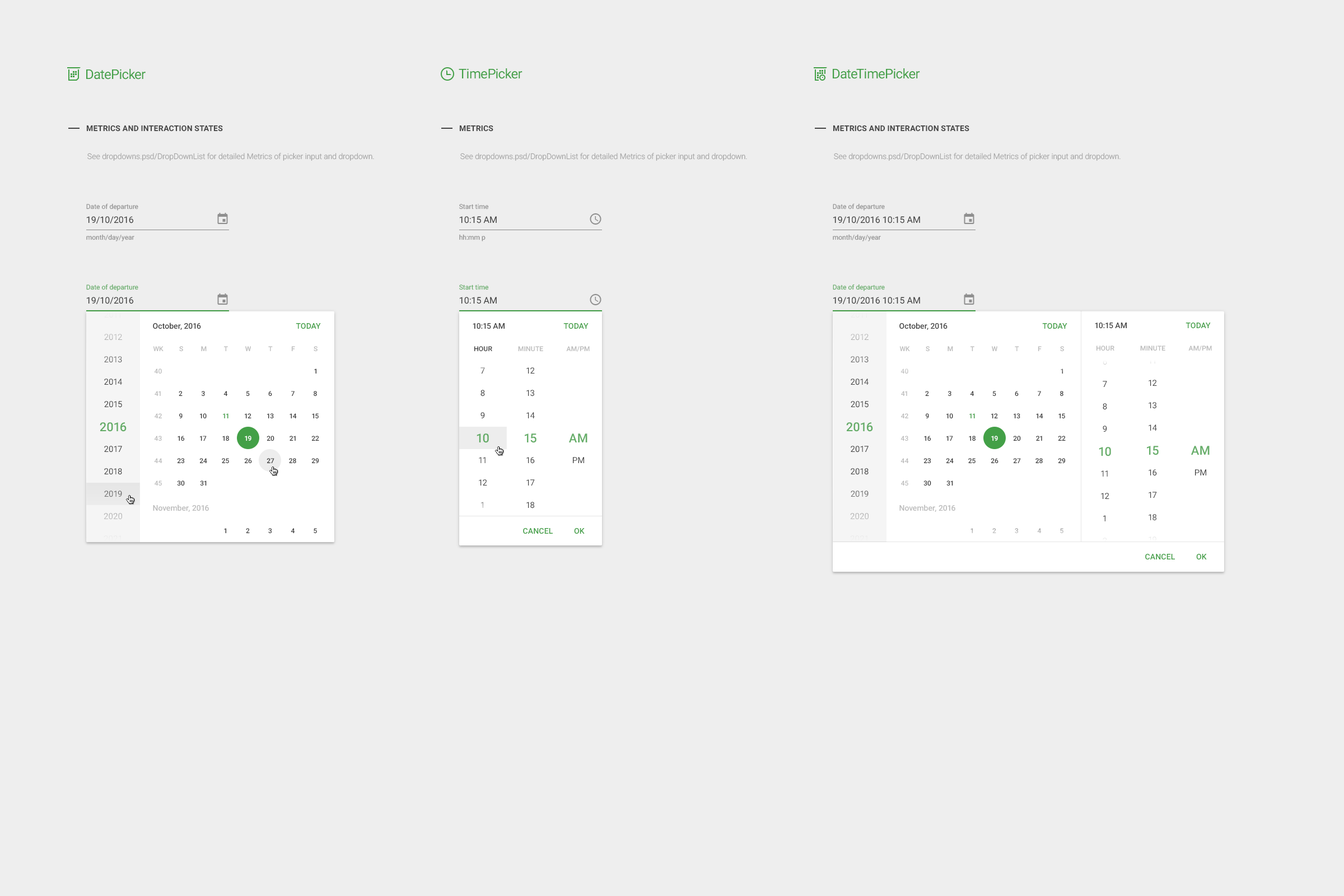
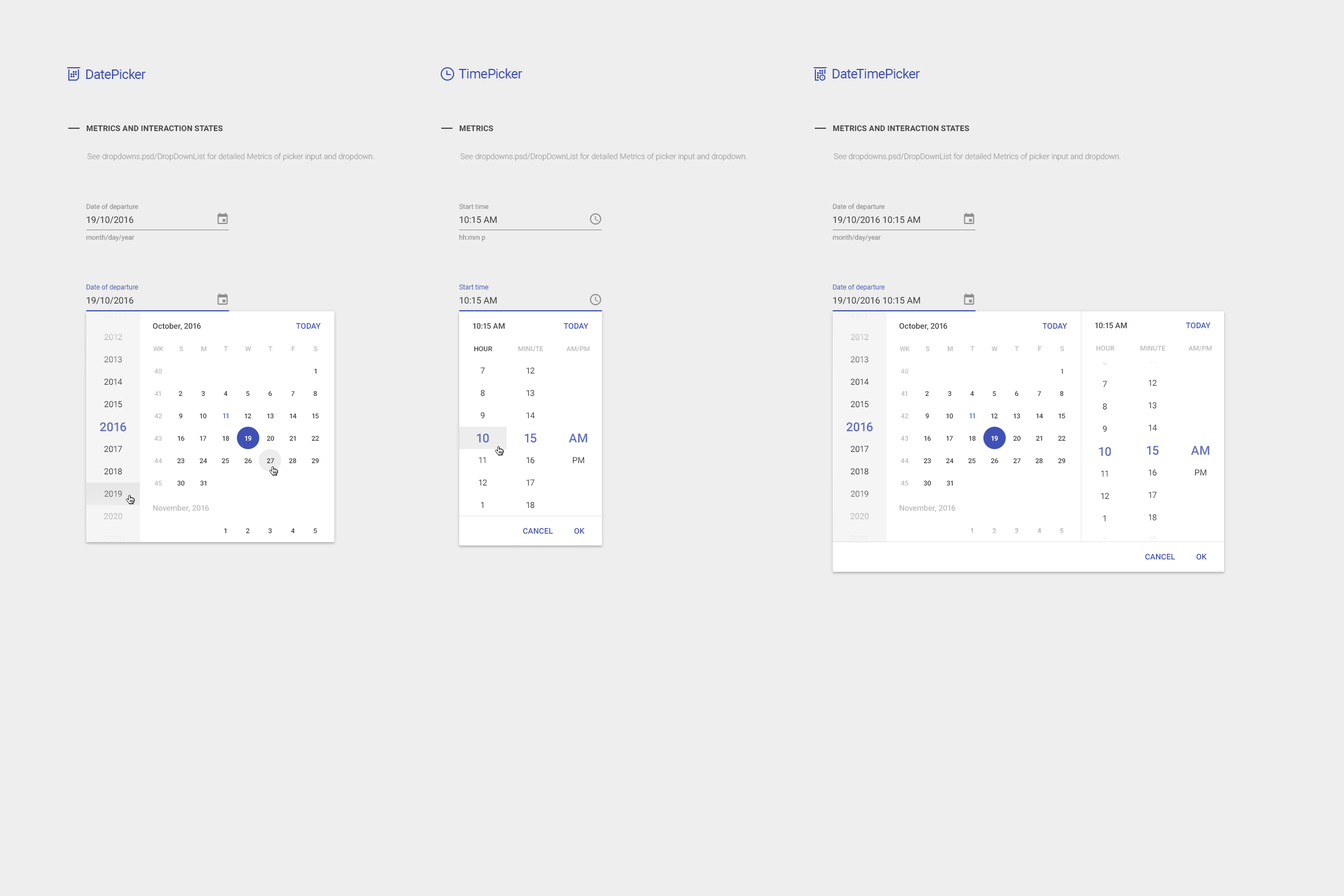
Layer changes from the first 1344 x 896 image to the second:
painted on "DateTimePicker" (2nd of 2, in "DateTimePicker" › "DateTimePicker Title") over [832, 68, 920, 79]
painted on "11 12 13 14 15 16 17 18 19" over [1146, 379, 1159, 538]
unmasked "focus-background" (2nd of 7, in "DateTimePicker" › "TimePicker" › "minutes") over [1146, 379, 1159, 538]
painted on "6 7 8 9 10 11 12 1 2" over [1098, 363, 1111, 539]
unmasked "focus-background" (3rd of 7, in "DateTimePicker" › "TimePicker" › "hours") over [1098, 363, 1111, 539]
painted on "2011 2012 2013 2014 2015 2016 2017 2018 2019 2020 2021" (1st of 2, in "DateTimePicker" › "content expanded" › "Calendar with Navigation Bar" › "Navigator") over [845, 333, 873, 520]
painted on "shadow-overlay" (2nd of 3, in "DateTimePicker" › "content expanded" › "Calendar with Navigation Bar" › "Month"), unmasked it over [969, 413, 1006, 449]
painted on "background" (1st of 3, in "DateTimePicker" › "content expanded" › "Calendar with Navigation Bar"), unmasked it over [969, 323, 1067, 449]
painted on "popup" (1st of 3, in "DateTimePicker" › "content expanded"), unmasked it over [845, 322, 1211, 560]
painted on "12 13 14 15 16 17 18" over [524, 367, 537, 509]
hid "focus-background" (7th of 7, in "TimePicker" › "content expanded" › "dropdown" › "hours"), unmasked it over [476, 367, 489, 508]
painted on "7 8 9 10 11 12 1" over [476, 369, 489, 504]
painted on "popup" (2nd of 3, in "TimePicker" › "content expanded" › "dropdown"), unmasked it over [476, 323, 589, 535]
painted on "2011 2012 2013 2014 2015 2016 2017 2018 2019 2020 2021" (2nd of 2, in "DatePicker" › "content expanded" › "Calendar with Navigation Bar" › "Navigator") over [99, 333, 127, 520]
painted on "background" (2nd of 3, in "DatePicker" › "content expanded" › "Calendar with Navigation Bar"), unmasked it over [222, 323, 321, 449]
painted on "popup" (3rd of 3, in "DatePicker" › "content expanded"), unmasked it over [99, 323, 321, 520]
…and 27 more changes (10 mask, 27 painted)
